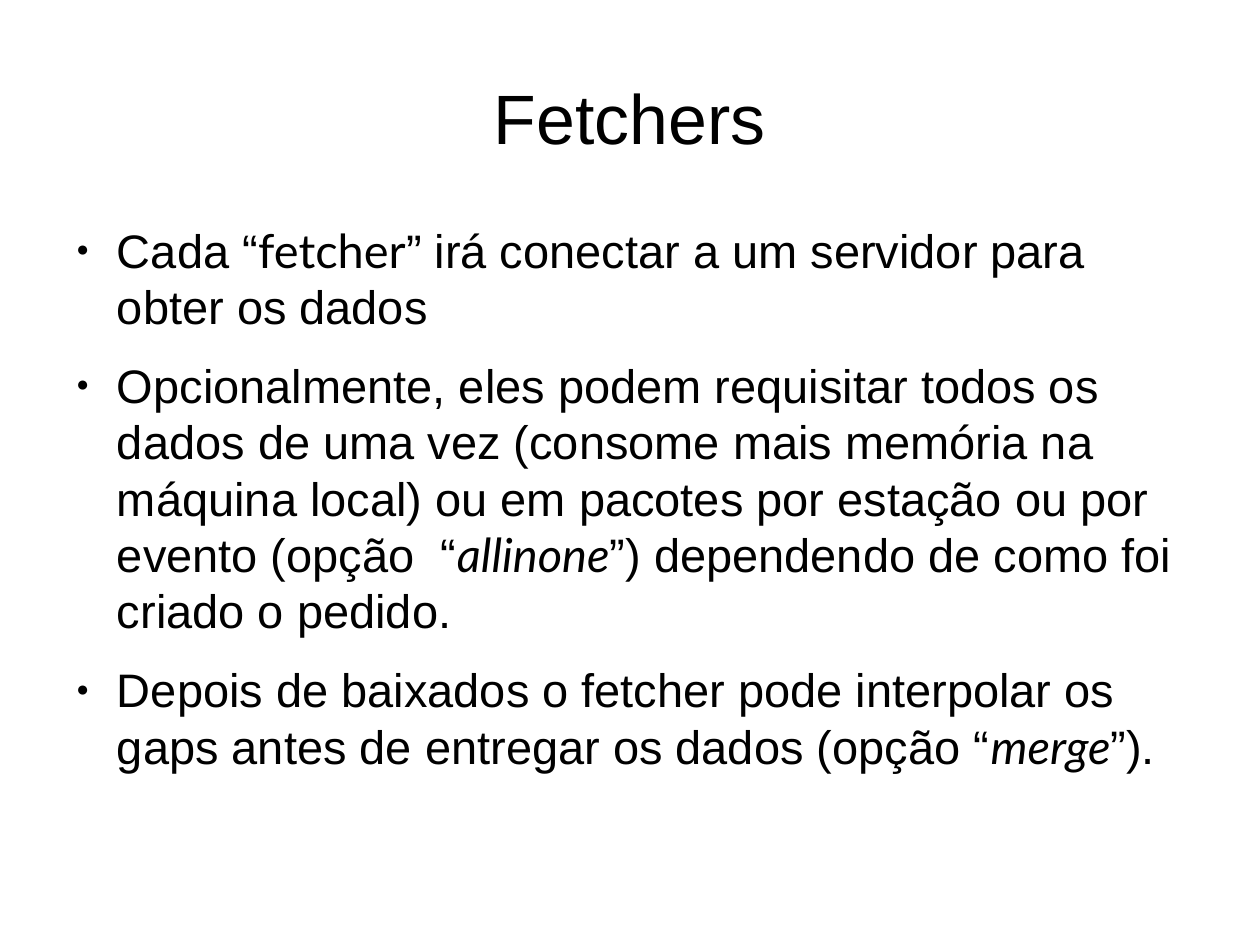
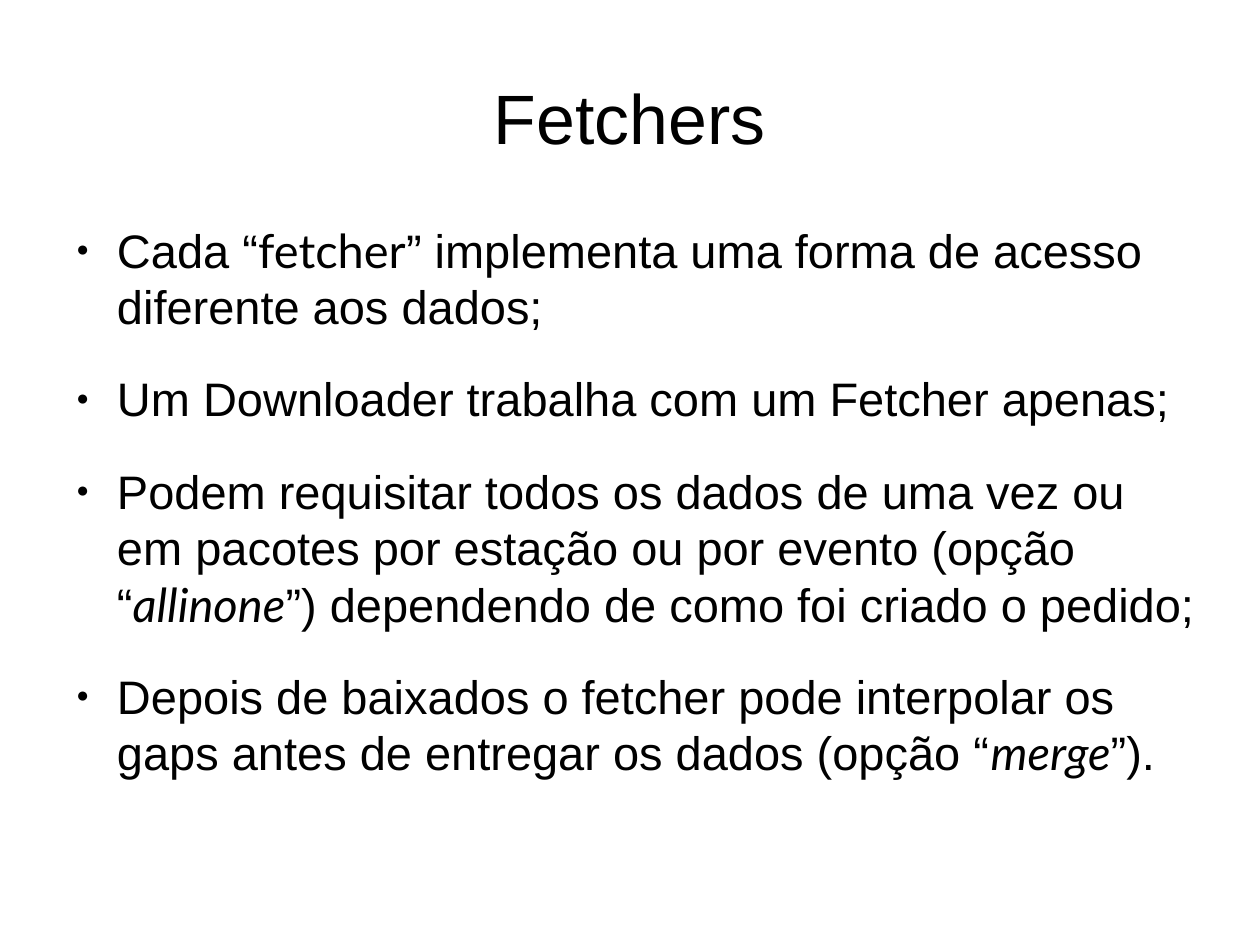
Before and after one commit to marcelobianchi/fetchtool, a slide deck: slide 25 of doc/fetchtool-intro.odp (slide 19 before the commit). Drawn at 1260x945 pixels with LibreOffice and Linux fonts; fonts in the diff are those of the drawing. Boxes give left, top, right and bottom in pixels: in the first picture for what was removed or moved away, otherwise in the second. Text is boxed around its words. In the diff, an @@ line names an element or a change of style, - is before the commit and + after.

```diff
--- a/doc/fetchtool-intro.odp
+++ b/doc/fetchtool-intro.odp
@@ text at [117, 233, 1194, 631]: text changed @@
-● Cada “fetcher” irá conectar a um servidor para obter os dados
-● Opcionalmente, eles podem requisitar todos os dados de uma vez (consome mais memória na máquina local) ou em pacotes por estação ou por evento (opção “allinone”) dependendo de como foi criado o pedido.
+● Cada “fetcher” implementa uma forma de acesso diferente aos dados;
+● Um Downloader trabalha com um Fetcher apenas;
+● Podem requisitar todos os dados de uma vez ou em pacotes por estação ou por evento (opção “allinone”) dependendo de como foi criado o pedido;
@@ text at [117, 680, 1155, 779]: more space between paragraphs @@
```
Also in this commit, not shown: 18 other slides changed, 5 slides added, 1 slide removed.
